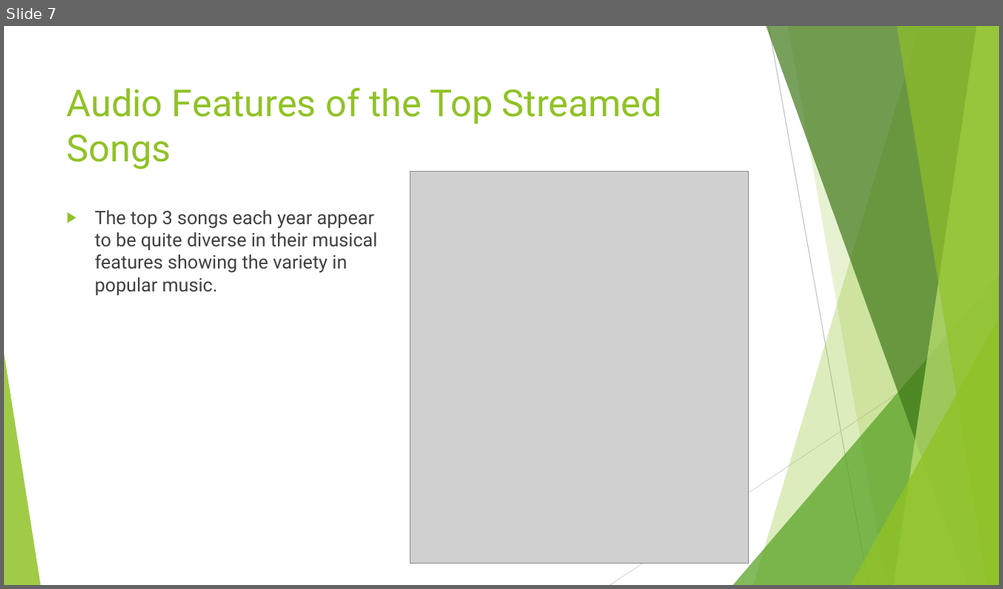
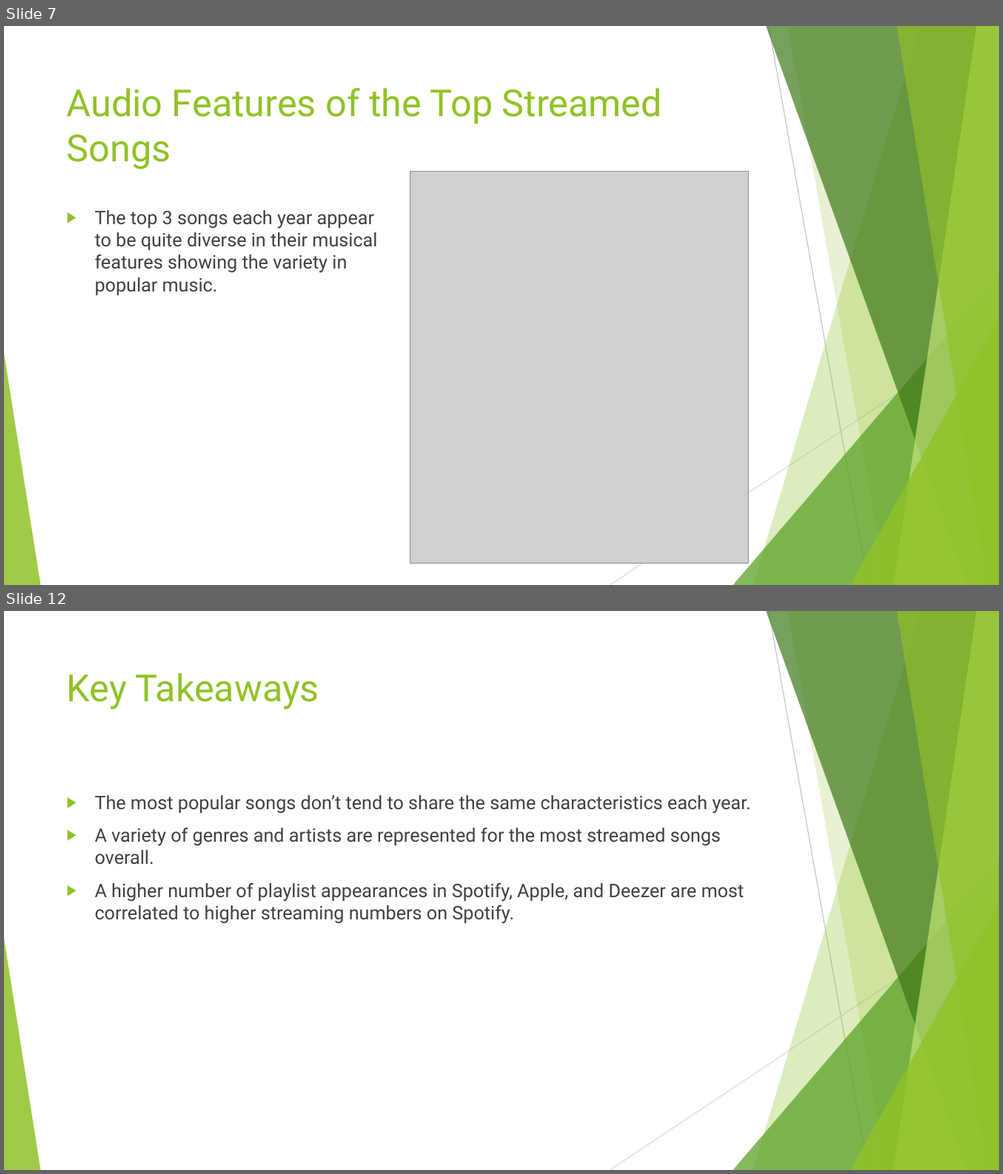
Before and after one commit to ryoka23/R-Project, a slide deck: Spotify Data Presentation.pptx. Shown one above the other, each under a label of ours: slide 7 before the commit, slides 7 and 12 after it; the slides between them are not shown. The pictures are 1003x589 and 1003x1174 pixels, drawn with LibreOffice and Linux fonts; fonts in the diff are those of the drawing; grey boxes stand for pictures. Boxes give left, top, right and bottom in pixels: in the first picture for what was removed or moved away, otherwise in the second. Text is boxed around its words. In the diff, an @@ line names an element or a change of style, - is before the commit and + after.

```diff
--- a/Spotify Data Presentation.pptx
+++ b/Spotify Data Presentation.pptx
@@ slide 12 added at (4, 611, 999, 1170), background #FFFFFF; not listed: 10 template elements that a slide beside it also shows @@
@@ title added at (67, 673, 319, 709), 36 pt, text #90C226 @@
+Key Takeaways
@@ text added at (95, 795, 751, 924), 18 pt, text #404040 @@
+▶ The most popular songs don’t tend to share the same characteristics each year.
+▶ A variety of genres and artists are represented for the most streamed songs overall.
+▶ A higher number of playlist appearances in Spotify, Apple, and Deezer are most correlated to higher streaming numbers on Spotify.
```
Also in this commit, not shown: 3 slides changed, 5 other slides added, 1 slide removed, 3 other files.
